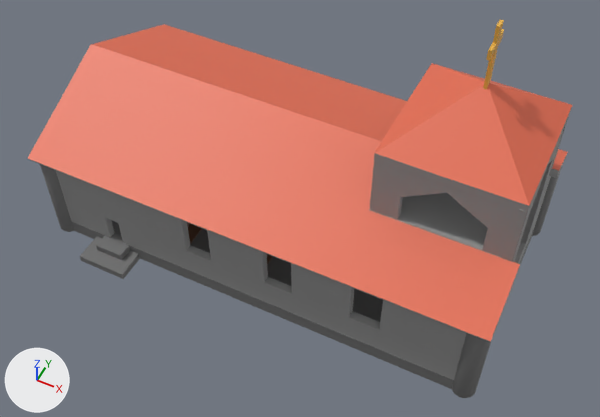
One commit to the Blender file Ressources/Kirche.blend: the scene before it, then after it.
Before and after are seen from a 50 mm lens placed at (27.4, -26.1, 45.2), pointed at (12.1, 4.4, 7.1). The lights are fixed; the arrows at lower left show +X, +Y and +Z.

The first picture shows 'Boden', 'Dach Turm', 'Dach unten 1', 'Dach unten 2', 'Plattform', 'Seite kurz Turm', 'Seitenwand lang 1', 'Säule 2', 'Säule 4', 'Treppe 1', 'Wand Turm 2', 'Wand Turm 3'.
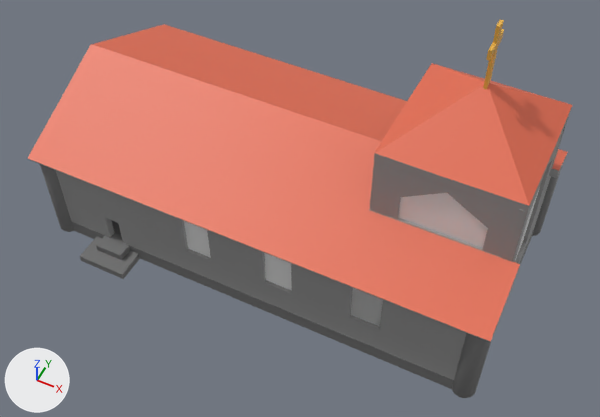
Changed parts and their boxes [x1, y1, x2, y2] in the pictures (600 x 417 px):
'Fenster12', added
    after: [398, 193, 488, 248]
'Fenster6', added
    after: [351, 288, 383, 326]
'Fenster2', added
    after: [264, 253, 292, 291]
'Fenster3', added
    after: [184, 221, 211, 258]
'Fenster13', added
    after: [515, 187, 540, 260]
'Plattform', unchanged, covered by the edit
    before: [369, 193, 502, 258]
    after: [369, 209, 502, 258]

What changed in the scene script:
```text
Add me_plane_014:
    me_plane_014.from_pydata([(-1.0, -1.0, 0.0), (1.0, -1.0, 0.0), (-1.0, 1.0, 0.0), (1.0, 1.0, 0.0)], [], [(0, 1, 3, 2)])
Add ob_fenster13:
    ob_fenster13 = bpy.data.objects.new('Fenster13', me_plane_014)
    ob_fenster13.location = (24.93, 8.36, 8.23)
    ob_fenster13.rotation_euler = (1.571, 0.0, 1.571)  # degrees (90, 0, 90)
    ob_fenster13.scale = (2.8, 4.89, 1.0)
Add ob_fenster12:
    ob_fenster12 = bpy.data.objects.new('Fenster12', me_plane_014.copy())
    ob_fenster12.location = (20.82, 4.48, 10.95)
    ob_fenster12.rotation_euler = (1.571, 0.0, 0.0)  # degrees (90, 0, 0)
    ob_fenster12.scale = (2.8, 1.88, 1.0)
Add ob_fenster6:
    ob_fenster6 = bpy.data.objects.new('Fenster6', me_plane_014.copy())
    ob_fenster6.location = (18.23, 0.99, 4.97)
    ob_fenster6.rotation_euler = (1.571, 0.0, 0.0)  # degrees (90, 0, 0)
    ob_fenster6.scale = (1.0, 1.62, 1.0)
Add ob_fenster3:
    ob_fenster3 = bpy.data.objects.new('Fenster3', me_plane_014.copy())
    ob_fenster3.location = (6.58, 0.99, 4.97)
    ob_fenster3.rotation_euler = (1.571, 0.0, 0.0)  # degrees (90, 0, 0)
    ob_fenster3.scale = (1.0, 1.62, 1.0)
Add ob_fenster2:
    ob_fenster2 = bpy.data.objects.new('Fenster2', me_plane_014.copy())
    ob_fenster2.location = (12.35, 0.99, 4.97)
    ob_fenster2.rotation_euler = (1.571, 0.0, 0.0)  # degrees (90, 0, 0)
    ob_fenster2.scale = (1.0, 1.62, 1.0)
```
